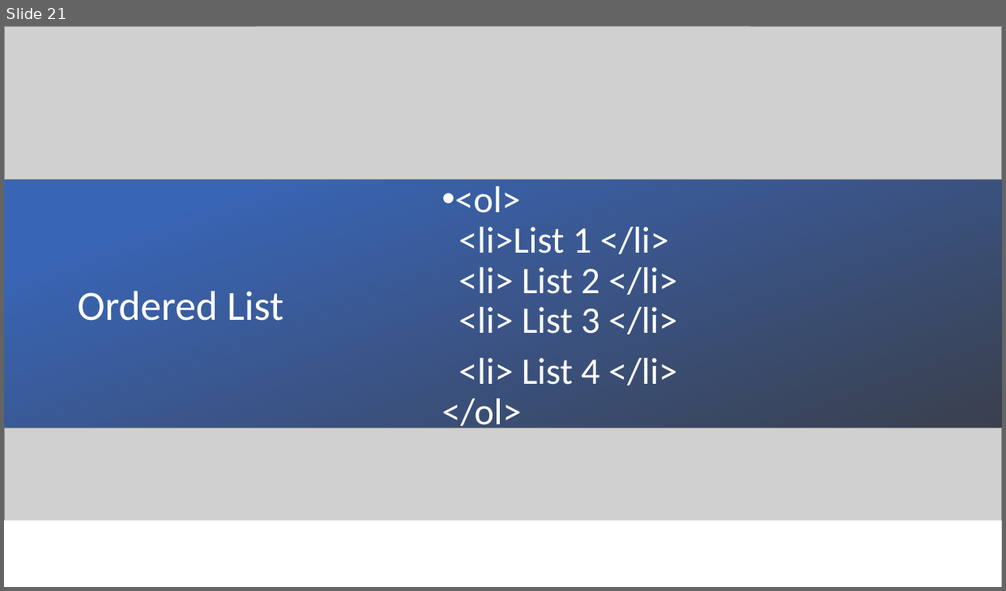
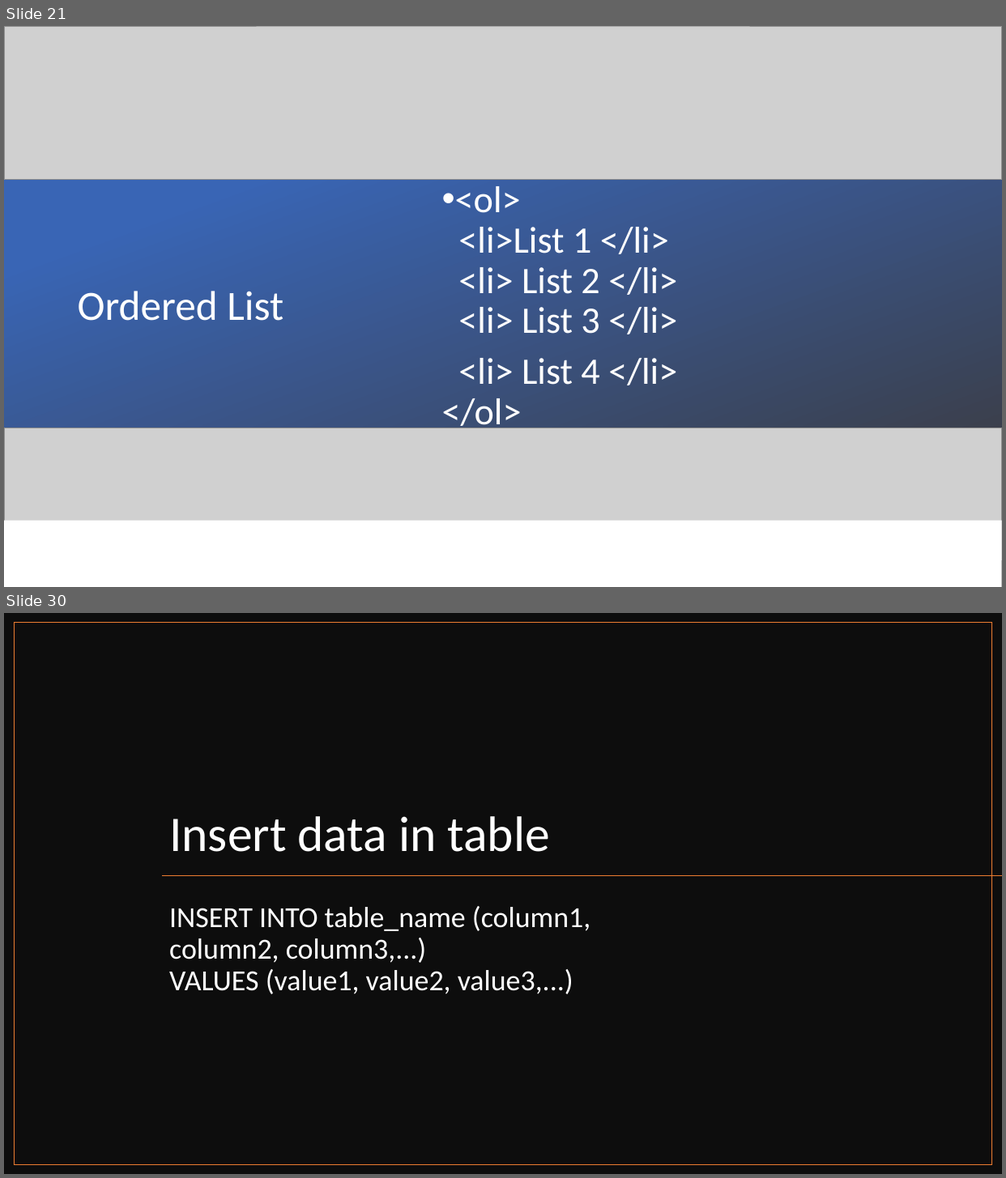
Before and after one commit to zneroravi/FullStack20, a slide deck: FullStackTraining.pptx. Shown one above the other, each under a label of ours: slide 21 before the commit, slides 21 and 30 after it; the slides between them are not shown. The pictures are 1006x591 and 1006x1178 pixels, drawn with LibreOffice and Linux fonts; fonts in the diff are those of the drawing; grey boxes stand for pictures. Boxes give left, top, right and bottom in pixels: in the first picture for what was removed or moved away, otherwise in the second. Text is boxed around its words. In the diff, an @@ line names an element or a change of style, - is before the commit and + after.

```diff
--- a/FullStackTraining.pptx
+++ b/FullStackTraining.pptx
@@ slide 30 added at [4, 613, 1002, 1174], background #FFFFFF @@
@@ rectangle added at [4, 613, 1002, 1174], fill #0D0D0D @@
@@ rectangle added at [15, 623, 992, 1165], outline #ED7D31 1 pt @@
@@ title added at [169, 816, 549, 852], 48 pt, text #FFFFFF @@
+Insert data in table
@@ line added from (1002, 875) to (162, 875), #ED7D31 1 pt @@
@@ text added at [169, 906, 590, 995], 28 pt, text #FFFFFF @@
+INSERT INTO table_name (column1, column2, column3,...)
+VALUES (value1, value2, value3,...)
```
Also in this commit, not shown: 17 other slides added.
